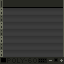
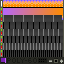
Before/after of a 64 x 64 layered artwork. What changed in the layer stack:
added layer "win" above "sequencer" over bbox(3, 0, 63, 20)
showed "sequencer" over bbox(1, 1, 63, 63)
